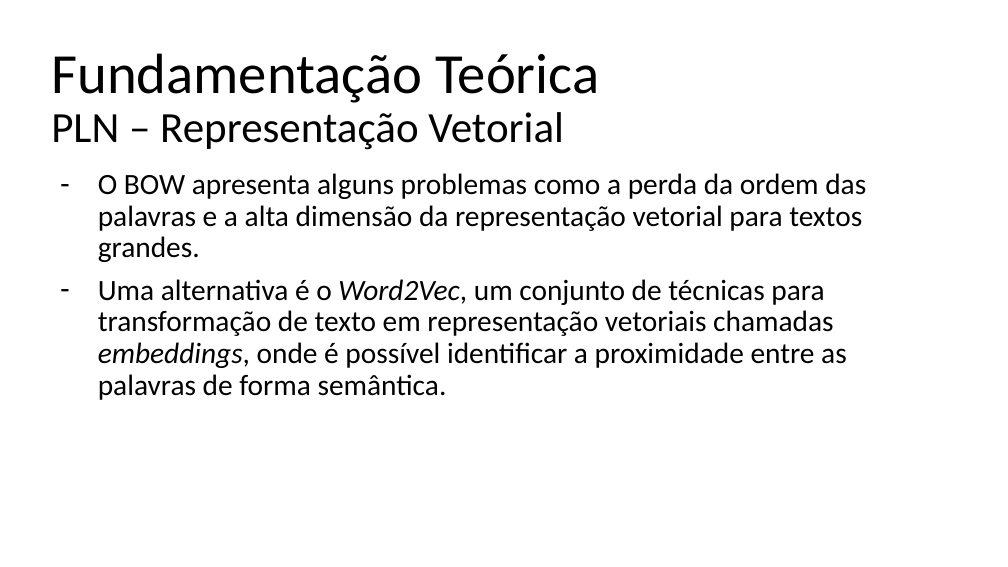
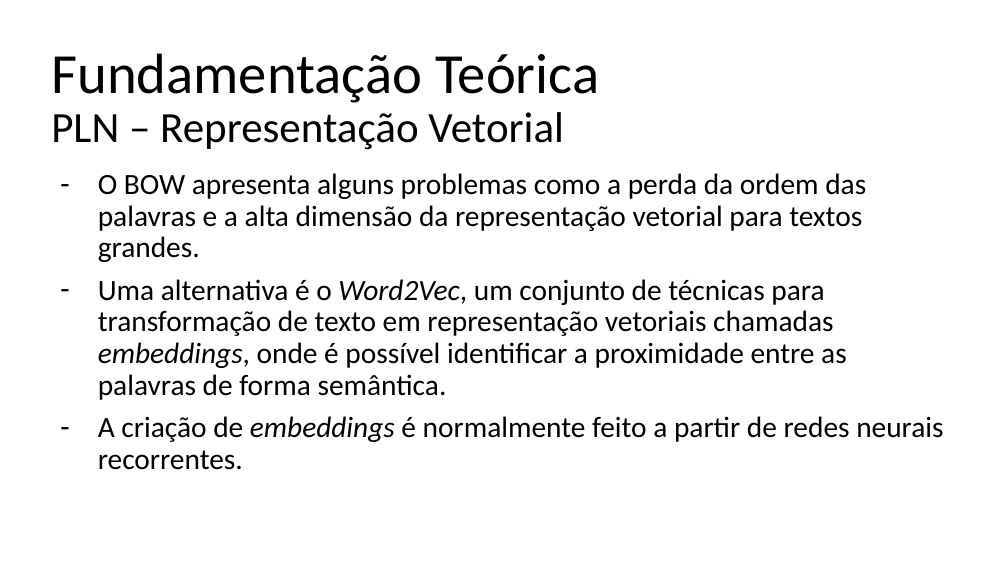
Before and after one commit to lgcanto/tcc, a slide deck: slide 41 of TCC_LGC_V1.pptx. Drawn at 1008x567 pixels with LibreOffice and Linux fonts; fonts in the diff are those of the drawing. Boxes give left, top, right and bottom in pixels: in the first picture for what was removed or moved away, otherwise in the second. Text is boxed around its words. In the diff, an @@ line names an element or a change of style, - is before the commit and + after.

```diff
--- a/TCC_LGC_V1.pptx
+++ b/TCC_LGC_V1.pptx
@@ text at bbox=[98, 416, 943, 470]: paragraph added @@
+– A criação de embeddings é normalmente feito a partir de redes neurais recorrentes.
```
Also in this commit, not shown: 2 other slides changed, 3 slides added.
